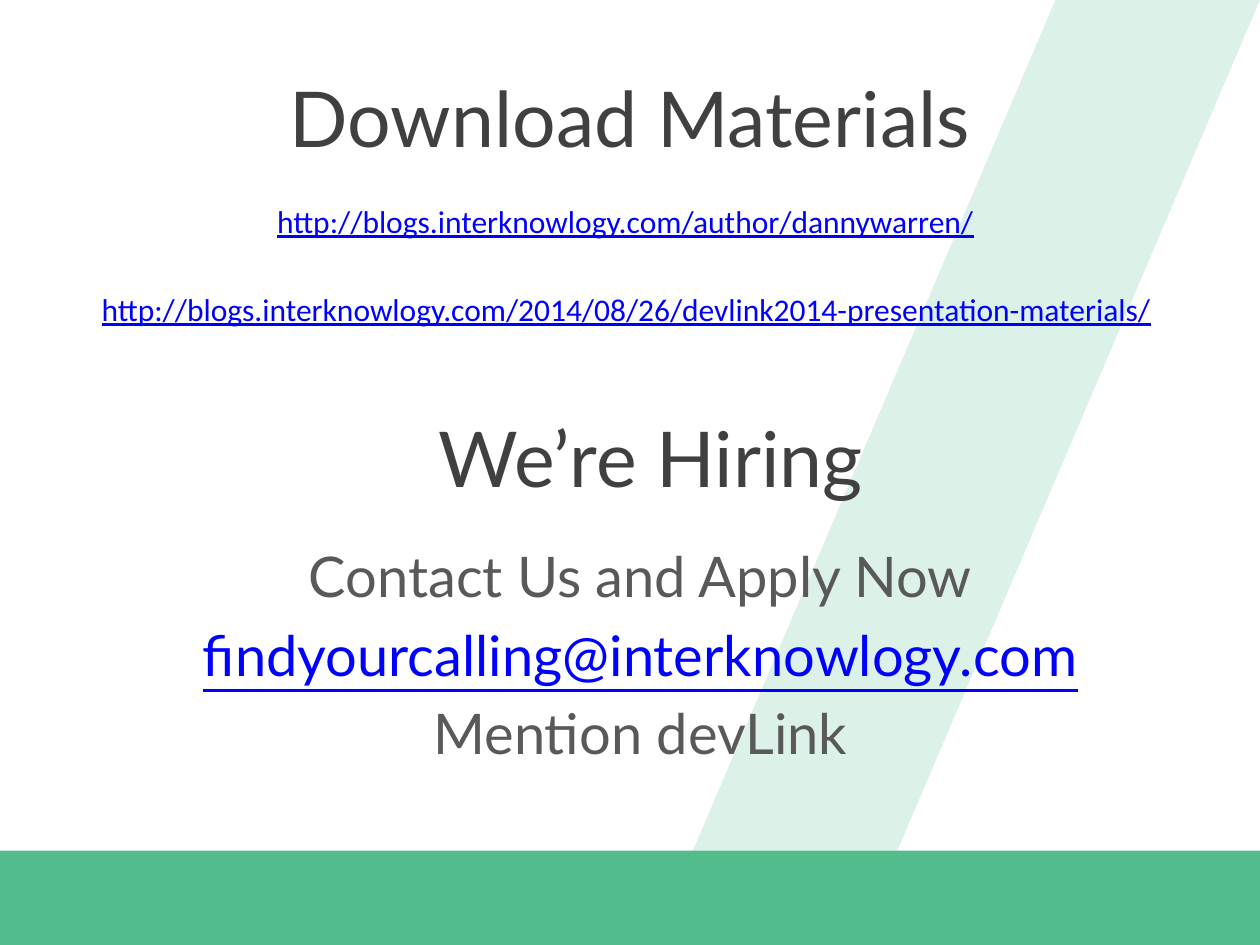
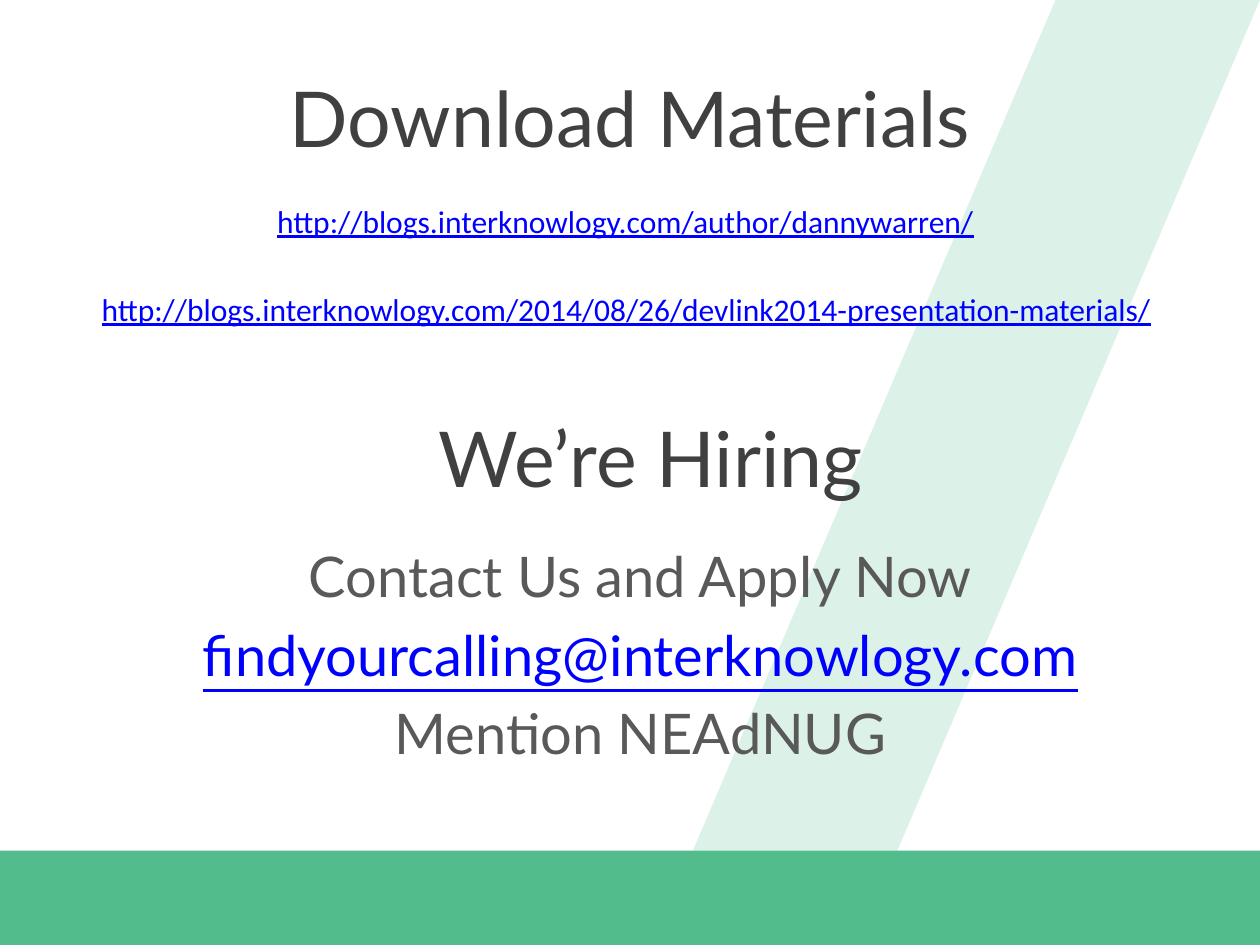
Before and after one commit to dannydwarren/CrawlWalkTalk, a slide deck: slide 10 of Crawl Walk Talk_Windows Phone 8.1 App Lifecycle and Speech API.pptx. Drawn at 1260x945 pixels with LibreOffice and Linux fonts; fonts in the diff are those of the drawing; background and template pictures are left out. Boxes give left, top, right and bottom in pixels: in the first picture for what was removed or moved away, otherwise in the second. Text is boxed around its words. In the diff, an @@ line names an element or a change of style, - is before the commit and + after.

```diff
--- a/Crawl Walk Talk_Windows Phone 8.1 App Lifecycle and Speech API.pptx
+++ b/Crawl Walk Talk_Windows Phone 8.1 App Lifecycle and Speech API.pptx
@@ text at (x1=394, y1=713, x2=886, y2=755): text changed @@
-Mention devLink
+Mention NEAdNUG
```
Also in this commit, not shown: 1 other slide changed, 1 slide added, 1 slide removed, 1 other file.
